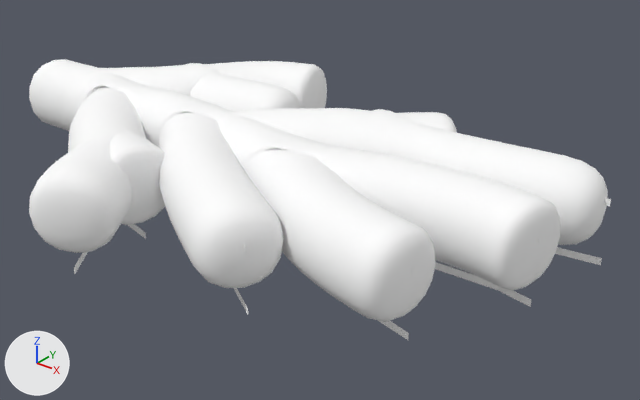
The Blender file Workfiles/Props/Hero/PropsMedium/Foliage/LucidusD_Plants/VineTexture/Vines.blend, before and after one commit.
Camera for both pictures: a 50 mm camera at (3.16, -3.45, 2.01) aimed at (0.28, 0.15, -0.22). Lighting does not change. The marker at lower left points along +X, +Y and +Z. The picture after the commit comes second. The same objects are shown in both versions, whatever each file hides.
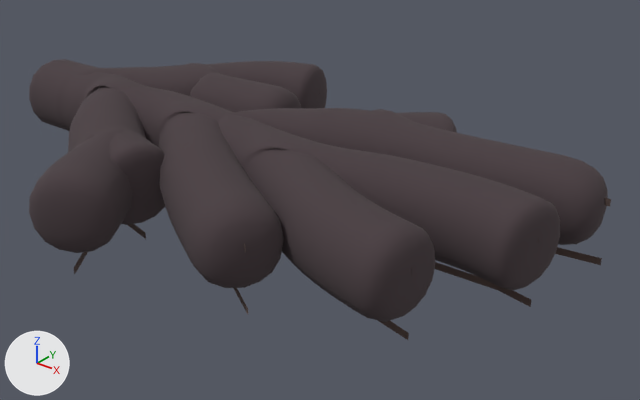
What the commit changed:
Material 'branch_dead' (mat_branch_dead) is new.
Its base color is (0.0879, 0.057, 0.0499) (brown #54443f).
Its roughness is 1.0.
Material 'branch' (mat_branch) is new.
Its base color is (0.0644, 0.045, 0.0509) (dark grey #483c40).
Its roughness is 1.0.
me_plane has 22 vertices, 0 faces, 21 loose edges and spans x -2.0..1.8, y -1.2..1.0, z 0.0.
me_plane no longer uses material mat_material (white #ffffff).
me_plane gains material mat_branch (dark grey #483c40).
me_plane_002 has 48 vertices, 21 faces and spans x -1.77..1.79, y -1.18..0.99, z 0.05..0.09.
me_plane_002 no longer uses material mat_material (white #ffffff).
me_plane_002 gains material mat_branch_dead (brown #54443f).

What differs and where, as boxes (x1, y1, x2, y2) in the pictures (640 x 400 px):
'Plane', recoloured (white to dark grey): (29, 59, 608, 322) in both
'Plane.002', recoloured: (74, 224, 602, 340) in both
